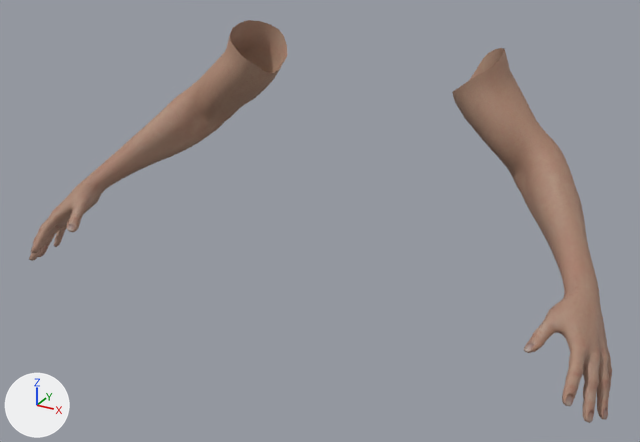
A saved change to the glTF model assets/models/first_person_arms.glb.
The view is the same before and after, from a camera (50 mm lens) standing at (0.733, -1.481, 0.358) and looking at (0.014, -0.172, -0.297). Lighting does not change. The marker at lower left points along +X, +Y and +Z. The picture after the commit comes second. Where no turn or scale is listed for an object, it has been applied to the vertices. Vertices at exactly the same position are counted once.

In view in the first picture: 'caucasian_male_1:Body'.
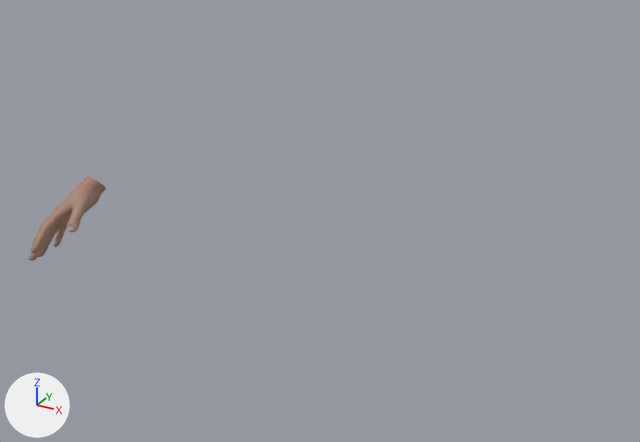
Edits to the scene script, one JSON object a line:
```json
{"block": "me_caucasian_male_1_body", "where": "# used by ob_caucasian_male_1_body; location = (0.0, 0.015, 0.0)"}
{"op": "remove", "block": "me_caucasian_male_1_body", "code": "me_caucasian_male_1_body.from_pydata(...)  # 4098 vertices, 8152 faces; spans x -0.579..0.579, y -0.385..0.071, z -0.45..0.008"}
{"op": "add", "block": "me_caucasian_male_1_body", "code": "me_caucasian_male_1_body.from_pydata(...)  # 1609 vertices, 3196 faces; spans x -0.579..-0.448, y -0.385..-0.193, z -0.45..-0.288"}
{"block": "me_caucasian_male_1_body", "change": "me_caucasian_male_1_body part 1: the loose piece of 2049 vertices spanning x 0.194..0.579, y -0.385..0.071, z -0.45..0.008 is deleted"}
{"block": "me_caucasian_male_1_body", "change": "me_caucasian_male_1_body part 2: 440 vertices removed from x -0.52..-0.194, y -0.225..0.071, z -0.325..0.008"}
```

Changed parts and their boxes (x1, y1, x2, y2) in the pictures (640 x 442 px):
```json
{"object": "caucasian_male_1:Body", "change": "reshaped", "before": [29, 20, 612, 423], "after": [29, 176, 106, 261], "on screen": "87% narrower, 79% shorter"}
{"part": 1, "of": "me_caucasian_male_1_body", "change": "deleted", "before": [452, 48, 612, 423], "on screen": "beige"}
{"part": 2, "of": "me_caucasian_male_1_body", "change": "deleted", "before": [89, 20, 287, 189], "on screen": "brown"}
```
